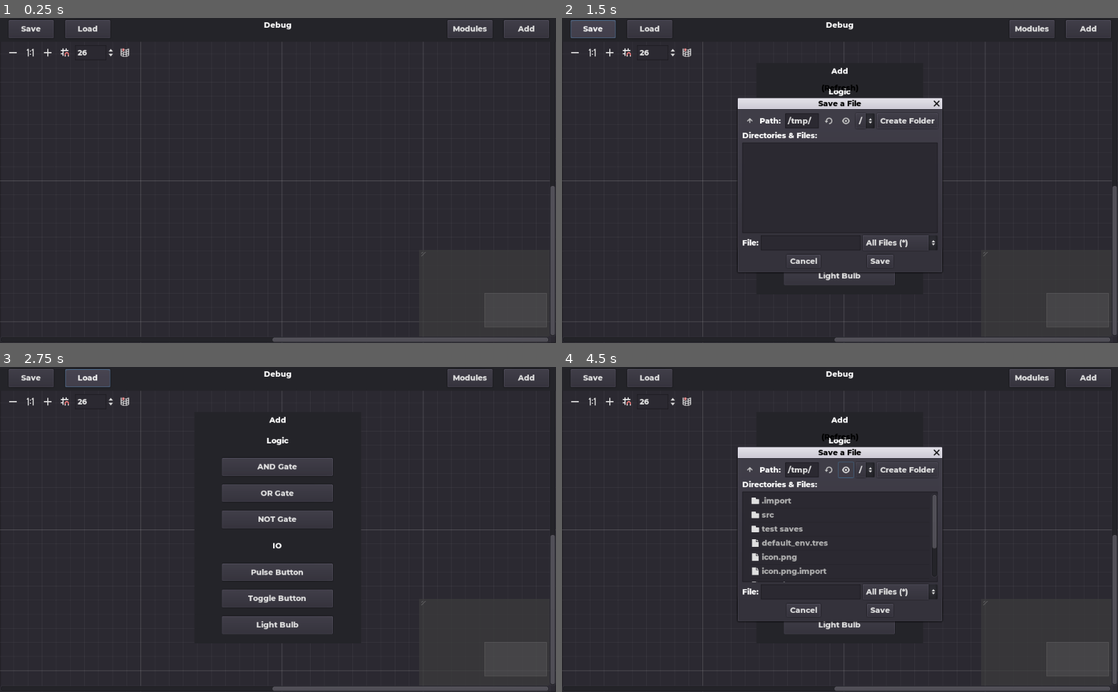
Above: before the commit, frames 1-4 (two rows, left to right).
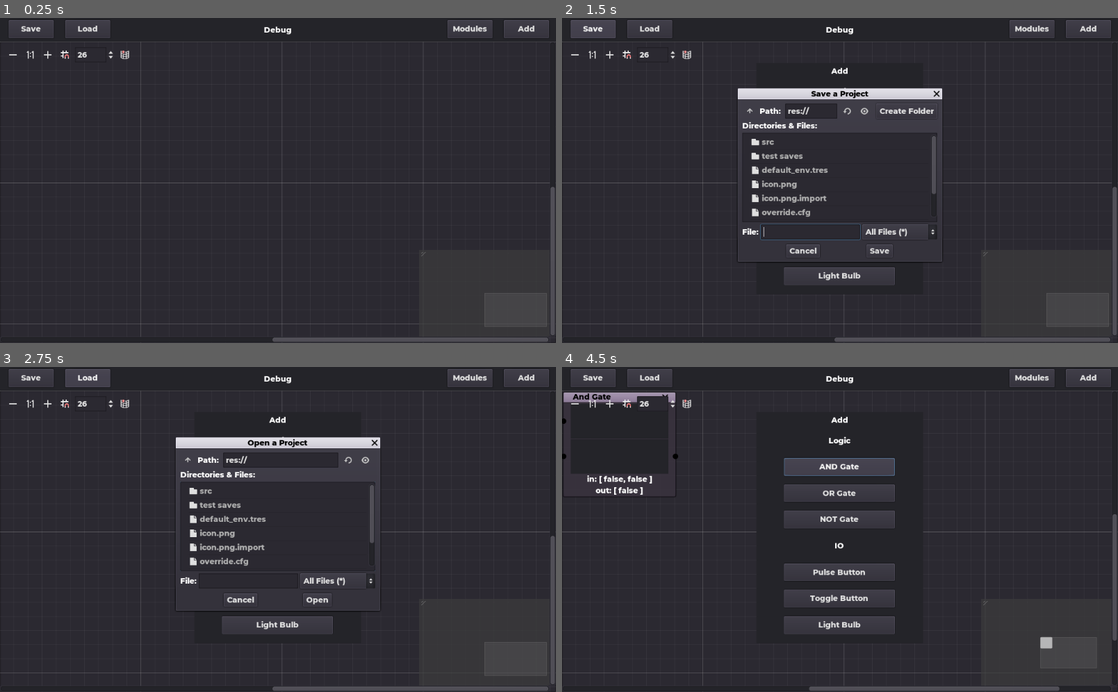
Above: after the commit, the same moments.

Repository: marcusmmmz/Logic-Ports
Game: Godot game, scene res://src/Scenes/Node2D.tscn
The game is run twice, just before and just after one commit, with the same random seed, the same clock (stepped at 60 frames per second) and the same inputs.
Inputs (mouse positions are in pixels of both pictures, inside the frame that each line leads up to):
- Up to frame 1 (0.25 s): no input
- Up to frame 2 (1.5 s): click "Add" at 0.5 s; click "Save" at 1.25 s
- Up to frame 3 (2.75 s): click "Load" at 2 s
- Up to frame 4 (4.5 s): click "Modules" at 2.75 s; click "Save as module" at 3.5 s; click (840, 464) at 4.25 s, where only the run after the commit has a clickable "Load module"

The runs differ from the first frame. In frame 1, 1.2% of the frame differs, in the area x 0-100%, y 1-95%; in frame 2, 6.1%; in frame 3, 6.5%; in frame 4, 7.8%, in the area x 0-100%, y 1-100%.

Commit message:
UI Improvements

Diff:
--- /dev/null
+++ b/src/GUI/FileDialog.gd
@@ -0,0 +1,37 @@
+extends FileDialog
+
+enum requesters {
+	PROJECT
+	MODULE
+}
+
+var requester = requesters.PROJECT setget set_requester
+
+func set_requester(new_value):
+	requester = new_value
+	var text = ""
+
+	if mode == MODE_SAVE_FILE:
+		text += "Save a "
+	elif mode == MODE_OPEN_FILE:
+		text += "Open a "
+
+	if requester == requesters.PROJECT:
+		text += "Project"
+	elif requester == requesters.MODULE:
+		text += "Module"
+
+	window_title = text
+
+func _on_FileDialog_confirmed():
+	if mode == MODE_SAVE_FILE:
+		if requester == requesters.PROJECT:
+			get_parent().save_project(current_path)
+		else:
+			pass
+
+	elif mode == MODE_OPEN_FILE:
+		if requester == requesters.PROJECT:
+			get_parent().load_project(current_path)
+		else:
+			pass
--- a/src/GUI/GameFilePopup.gd
+++ /dev/null
@@ -1,18 +0,0 @@
-extends FileDialog
-
-func _on_Save_pressed():
-	mode = FileDialog.MODE_SAVE_FILE
-	visible = !visible
-	$Label2.rect_position.y = -48
-
-func _on_Load_pressed():
-	mode = FileDialog.MODE_OPEN_FILE
-	visible = !visible
-	$Label2.rect_position.y = -48
-
-func _on_GameFilePopup_confirmed():
-	if mode == FileDialog.MODE_SAVE_FILE:
-		get_parent().save_game(current_path)
-
-	elif mode == FileDialog.MODE_OPEN_FILE:
-		get_parent().load_game(current_path)
--- a/src/GUI/ModulePopup.gd
+++ b/src/GUI/ModulePopup.gd
@@ -1,35 +1,20 @@
 extends Popup
 
-onready var ModuleFilePopup = $"../ModuleFilePopup"
-
-func _on_ModuleFilePopup_ready():
-	call_deferred("popup")
-	call_deferred("hide")
+onready var FilePopup = $"../FileDialog"
 
 func _on_ModuleButton_pressed():
 	visible = !visible
 
 func _on_SaveModule_pressed():
-	visible = false
-	$"../ModuleFilePopup".mode = FileDialog.MODE_SAVE_FILE
-	$"../ModuleFilePopup".visible = !$"../ModuleFilePopup".visible
-	$"../ModuleFilePopup/Label2".rect_position.y = -48
+	hide()
+	FilePopup.mode = FileDialog.MODE_SAVE_FILE
+	FilePopup.requester = FilePopup.requesters.MODULE
+	if !FilePopup.visible:
+		FilePopup.popup_centered()
 
 func _on_LoadModule_pressed():
-	visible = false
-	$"../ModuleFilePopup".mode = FileDialog.MODE_OPEN_FILE
-	$"../ModuleFilePopup".visible = !$"../ModuleFilePopup".visible
-	$"../ModuleFilePopup/Label2".rect_position.y = -48
-
-func _on_ModuleFilePopup_confirmed():
-	if $"../ModuleFilePopup".mode == FileDialog.MODE_SAVE_FILE:
-		save_module($"../ModuleFilePopup".current_path)
-
-	elif $"../$ModuleFilePopup".mode == FileDialog.MODE_OPEN_FILE:
-		load_module($"../ModuleFilePopup".current_path)
-
-func save_module(path):
-	pass
-
-func load_module(path):
-	pass
+	hide()
+	FilePopup.mode = FileDialog.MODE_OPEN_FILE
+	FilePopup.requester = FilePopup.requesters.MODULE
+	if !FilePopup.visible:
+		FilePopup.popup_centered()
--- a/src/Scenes/Node2D.gd
+++ b/src/Scenes/Node2D.gd
@@ -1,6 +1,18 @@
 extends Control
 
-func save_game(path):
+func _on_Save_pressed():
+	$FileDialog.mode = FileDialog.MODE_SAVE_FILE
+	$FileDialog.requester = $FileDialog.requesters.PROJECT
+	if !$FileDialog.visible:
+		$FileDialog.popup_centered()
+
+func _on_Load_pressed():
+	$FileDialog.mode = FileDialog.MODE_OPEN_FILE
+	$FileDialog.requester = $FileDialog.requesters.PROJECT
+	if !$FileDialog.visible:
+		$FileDialog.popup_centered()
+
+func save_project(path):
 	var save = File.new()
 	save.open(path, File.WRITE)
 
@@ -10,7 +22,7 @@
 		save.store_line(to_json(node_data))
 	save.close()
 
-func load_game(path):
+func load_project(path):
 	var save = File.new()
 	if not save.file_exists(path):
 		return # Error! We don't have a save to load.
@@ -62,3 +74,9 @@
 			new_object.set(i, node_data[i])
 
 	save.close()
+
+func save_module(path):
+	pass
+
+func load_module(path):
+	pass
--- a/src/Scenes/Node2D.tscn
+++ b/src/Scenes/Node2D.tscn
@@ -1,12 +1,12 @@
 [gd_scene load_steps=10 format=2]
 
-[ext_resource path="res://src/scripts/AddModuleButton.gd" type="Script" id=1]
+[ext_resource path="res://src/GUI/AddModuleButton.gd" type="Script" id=1]
 [ext_resource path="res://src/Scenes/Node2D.gd" type="Script" id=2]
 [ext_resource path="res://src/Scenes/GraphEdit.gd" type="Script" id=3]
 [ext_resource path="res://src/resources/fonts/Montserrat-ExtraBold.ttf" type="DynamicFontData" id=4]
 [ext_resource path="res://src/GUI/AddPopup.gd" type="Script" id=5]
-[ext_resource path="res://src/GUI/GameFilePopup.gd" type="Script" id=6]
 [ext_resource path="res://src/GUI/ModulePopup.gd" type="Script" id=7]
+[ext_resource path="res://src/GUI/FileDialog.gd" type="Script" id=8]
 
 [sub_resource type="DynamicFont" id=1]
 size = 14
@@ -32,10 +32,11 @@
 anchor_top = 0.067
 anchor_right = 1.0
 anchor_bottom = 1.0
-margin_top = -0.240002
+margin_top = 3.8
 focus_mode = 0
+custom_colors/activity = Color( 0, 0, 0, 1 )
 right_disconnects = true
-scroll_offset = Vector2( -6.10352e-05, -0.240002 )
+scroll_offset = Vector2( 0, -12.04 )
 snap_distance = 26
 script = ExtResource( 3 )
 __meta__ = {
@@ -51,9 +52,9 @@
 }
 
 [node name="Title" type="Label" parent="."]
-anchor_left = 0.35
-anchor_right = 0.65
-anchor_bottom = 0.044
+anchor_left = 0.34375
+anchor_right = 0.65625
+anchor_bottom = 0.0728
 margin_left = -3.05176e-05
 margin_right = -6.10352e-05
 margin_bottom = 0.319998
@@ -63,6 +64,118 @@
 __meta__ = {
 "_edit_use_anchors_": false
 }
+
+[node name="Save" type="Button" parent="."]
+anchor_left = 0.016
+anchor_top = 0.00666667
+anchor_right = 0.097
+anchor_bottom = 0.0626667
+margin_left = -0.384001
+margin_right = -0.320015
+margin_bottom = -0.32
+text = "Save"
+__meta__ = {
+"_edit_use_anchors_": false
+}
+
+[node name="Load" type="Button" parent="."]
+anchor_left = 0.117
+anchor_top = 0.00666667
+anchor_right = 0.198
+anchor_bottom = 0.0616667
+margin_left = 0.192001
+margin_right = 0.511993
+margin_bottom = 0.279995
+text = "Load"
+__meta__ = {
+"_edit_use_anchors_": false
+}
+
+[node name="ModuleButton" type="Button" parent="."]
+anchor_left = 0.805
+anchor_top = 0.00666667
+anchor_right = 0.886
+anchor_bottom = 0.0616667
+margin_left = -0.320068
+margin_right = -0.00012207
+margin_bottom = 0.279995
+text = "Modules"
+__meta__ = {
+"_edit_use_anchors_": false
+}
+
+[node name="ModulePopup" type="Popup" parent="."]
+anchor_left = 0.35
+anchor_top = 0.139
+anchor_right = 0.65
+anchor_bottom = 0.85
+margin_left = -3.05176e-05
+margin_top = -0.0800095
+margin_right = -6.10352e-05
+script = ExtResource( 7 )
+__meta__ = {
+"_edit_use_anchors_": false
+}
+
+[node name="Panel" type="Panel" parent="ModulePopup"]
+anchor_right = 1.0
+anchor_bottom = 1.0
+
+[node name="Label" type="Label" parent="ModulePopup"]
+anchor_right = 1.0
+anchor_bottom = 0.07
+margin_bottom = 0.16
+text = "Modules"
+align = 1
+valign = 1
+__meta__ = {
+"_edit_use_anchors_": false
+}
+
+[node name="SaveModule" type="Button" parent="ModulePopup"]
+anchor_left = 0.161458
+anchor_top = 0.104715
+anchor_right = 0.838698
+anchor_bottom = 0.167716
+margin_right = -0.0479889
+margin_bottom = 0.11916
+text = "Save as module"
+__meta__ = {
+"_edit_use_anchors_": true
+}
+
+[node name="LoadModule" type="Button" parent="ModulePopup"]
+anchor_left = 0.161458
+anchor_top = 0.198463
+anchor_right = 0.838698
+anchor_bottom = 0.261463
+margin_right = -0.0479889
+margin_bottom = 0.11916
+text = "Load module"
+__meta__ = {
+"_edit_use_anchors_": true
+}
+
+[node name="ScrollContainer" type="ScrollContainer" parent="ModulePopup"]
+anchor_left = 0.165599
+anchor_top = 0.311784
+anchor_right = 0.83375
+anchor_bottom = 0.960983
+margin_left = 0.127998
+margin_top = -0.0320015
+margin_right = -0.128021
+margin_bottom = -0.0320129
+scroll_horizontal_enabled = false
+__meta__ = {
+"_edit_use_anchors_": true
+}
+
+[node name="VBoxContainer" type="VBoxContainer" parent="ModulePopup/ScrollContainer"]
+margin_right = 205.0
+margin_bottom = 277.0
+size_flags_horizontal = 3
+size_flags_vertical = 3
+custom_constants/separation = 16
 
 [node name="AddButton" type="Button" parent="."]
 anchor_left = 0.906
@@ -198,187 +311,26 @@
 text = "Light Bulb"
 script = ExtResource( 1 )
 
-[node name="Save" type="Button" parent="."]
-anchor_left = 0.016
-anchor_top = 0.00666667
-anchor_right = 0.097
-anchor_bottom = 0.0626667
-margin_left = -0.384001
-margin_right = -0.320015
-margin_bottom = -0.32
-text = "Save"
-__meta__ = {
-"_edit_use_anchors_": true
-}
-
-[node name="Load" type="Button" parent="."]
-anchor_left = 0.117
-anchor_top = 0.00666667
-anchor_right = 0.198
-anchor_bottom = 0.0616667
-margin_left = 0.192001
-margin_right = 0.511993
-margin_bottom = 0.279999
-text = "Load"
-__meta__ = {
-"_edit_use_anchors_": true
-}
-
-[node name="GameFilePopup" type="FileDialog" parent="."]
-anchor_left = 0.352
-anchor_top = 0.267
-anchor_right = 0.719
-anchor_bottom = 0.769
-margin_left = -36.448
-margin_top = 7.79999
-margin_right = -36.256
-margin_bottom = 7.92001
-dialog_hide_on_ok = true
-access = 2
-current_dir = "C:/Users/Marcus/OneDrive/Godot/Logic Ports"
-current_path = "C:/Users/Marcus/OneDrive/Godot/Logic Ports/"
-script = ExtResource( 6 )
-__meta__ = {
-"_edit_use_anchors_": false
-}
-
-[node name="Label2" type="Label" parent="GameFilePopup"]
-anchor_top = -0.225574
-anchor_right = 1.0
-anchor_bottom = -0.066574
-margin_left = 7.45058e-09
-margin_top = -0.0300369
-margin_bottom = 0.0600739
-custom_colors/font_color = Color( 0, 0, 0, 1 )
-text = "(Refresh)"
-align = 1
-__meta__ = {
-"_edit_use_anchors_": true
-}
-
-[node name="ModuleButton" type="Button" parent="."]
-anchor_left = 0.805
-anchor_top = 0.00666667
-anchor_right = 0.886
-anchor_bottom = 0.0616667
-margin_left = -0.320068
-margin_right = -0.00012207
-margin_bottom = 0.279999
-text = "Modules"
-__meta__ = {
-"_edit_use_anchors_": true
-}
-
-[node name="ModulePopup" type="Popup" parent="."]
-anchor_left = 0.35
-anchor_top = 0.139
-anchor_right = 0.65
-anchor_bottom = 0.85
-margin_left = -3.05176e-05
-margin_top = -0.0800095
-margin_right = -6.10352e-05
-script = ExtResource( 7 )
-__meta__ = {
-"_edit_use_anchors_": false
-}
-
-[node name="Panel" type="Panel" parent="ModulePopup"]
-anchor_right = 1.0
-anchor_bottom = 1.0
-
-[node name="Label" type="Label" parent="ModulePopup"]
-anchor_right = 1.0
-anchor_bottom = 0.07
-margin_bottom = 0.16
-text = "Modules"
-align = 1
-valign = 1
-__meta__ = {
-"_edit_use_anchors_": false
-}
-
-[node name="SaveModule" type="Button" parent="ModulePopup"]
-anchor_left = 0.161458
-anchor_top = 0.104715
-anchor_right = 0.838698
-anchor_bottom = 0.167716
-margin_right = -0.0479889
-margin_bottom = 0.11916
-text = "Save as module"
-__meta__ = {
-"_edit_use_anchors_": true
-}
-
-[node name="LoadModule" type="Button" parent="ModulePopup"]
-anchor_left = 0.161458
-anchor_top = 0.198463
-anchor_right = 0.838698
-anchor_bottom = 0.261463
-margin_right = -0.0479889
-margin_bottom = 0.11916
-text = "Load module"
-__meta__ = {
-"_edit_use_anchors_": true
-}
-
-[node name="ScrollContainer" type="ScrollContainer" parent="ModulePopup"]
-anchor_left = 0.165599
-anchor_top = 0.311784
-anchor_right = 0.83375
-anchor_bottom = 0.960983
-margin_left = 0.127998
-margin_top = -0.0320015
-margin_right = -0.128021
-margin_bottom = -0.0320129
-scroll_horizontal_enabled = false
-__meta__ = {
-"_edit_use_anchors_": true
-}
-
-[node name="VBoxContainer" type="VBoxContainer" parent="ModulePopup/ScrollContainer"]
-margin_right = 205.0
-margin_bottom = 277.0
-size_flags_horizontal = 3
-size_flags_vertical = 3
-custom_constants/separation = 16
-
-[node name="ModuleFilePopup" type="FileDialog" parent="."]
-anchor_left = 0.35
-anchor_top = 0.278
-anchor_right = 0.65
-anchor_bottom = 0.767
-margin_left = -34.4
-margin_top = 1.2
-margin_right = 34.4
-margin_bottom = 9.12003
-dialog_hide_on_ok = true
-access = 2
-current_dir = "C:/Users/Marcus/OneDrive/Godot/Logic Ports"
-current_path = "C:/Users/Marcus/OneDrive/Godot/Logic Ports/"
-__meta__ = {
-"_edit_use_anchors_": false
-}
-
-[node name="Label2" type="Label" parent="ModuleFilePopup"]
-anchor_top = -0.225574
-anchor_right = 1.0
-anchor_bottom = -0.066574
-margin_top = -0.0300369
-margin_bottom = 0.0600739
-custom_colors/font_color = Color( 0, 0, 0, 1 )
-text = "(Refresh)"
-align = 1
+[node name="FileDialog" type="FileDialog" parent="."]
+anchor_left = 0.316051
+anchor_top = 0.279667
+anchor_right = 0.683949
+anchor_bottom = 0.780333
+margin_left = 0.363983
+margin_top = 0.199982
+margin_right = -0.364014
+margin_bottom = -0.200012
+mode_overrides_title = false
+script = ExtResource( 8 )
 __meta__ = {
 "_edit_use_anchors_": true
 }
 [connection signal="connection_request" from="GraphEdit" to="GraphEdit" method="_on_GraphEdit_connection_request"]
 [connection signal="disconnection_request" from="GraphEdit" to="GraphEdit" method="_on_GraphEdit_disconnection_request"]
-[connection signal="pressed" from="AddButton" to="AddPopup" method="_on_AddButton_pressed"]
-[connection signal="pressed" from="Save" to="GameFilePopup" method="_on_Save_pressed"]
-[connection signal="pressed" from="Load" to="GameFilePopup" method="_on_Load_pressed"]
-[connection signal="confirmed" from="GameFilePopup" to="GameFilePopup" method="_on_GameFilePopup_confirmed"]
+[connection signal="pressed" from="Save" to="." method="_on_Save_pressed"]
+[connection signal="pressed" from="Load" to="." method="_on_Load_pressed"]
 [connection signal="pressed" from="ModuleButton" to="ModulePopup" method="_on_ModuleButton_pressed"]
 [connection signal="pressed" from="ModulePopup/SaveModule" to="ModulePopup" method="_on_SaveModule_pressed"]
 [connection signal="pressed" from="ModulePopup/LoadModule" to="ModulePopup" method="_on_LoadModule_pressed"]
-[connection signal="confirmed" from="ModuleFilePopup" to="ModulePopup" method="_on_ModuleFilePopup_confirmed"]
-[connection signal="ready" from="ModuleFilePopup" to="ModulePopup" method="_on_ModuleFilePopup_ready"]
+[connection signal="pressed" from="AddButton" to="AddPopup" method="_on_AddButton_pressed"]
+[connection signal="confirmed" from="FileDialog" to="FileDialog" method="_on_FileDialog_confirmed"]
Renamed: src/scripts/AddModuleButton.gd -> src/GUI/AddModuleButton.gd
Not shown, changed: test saves/foda keku
